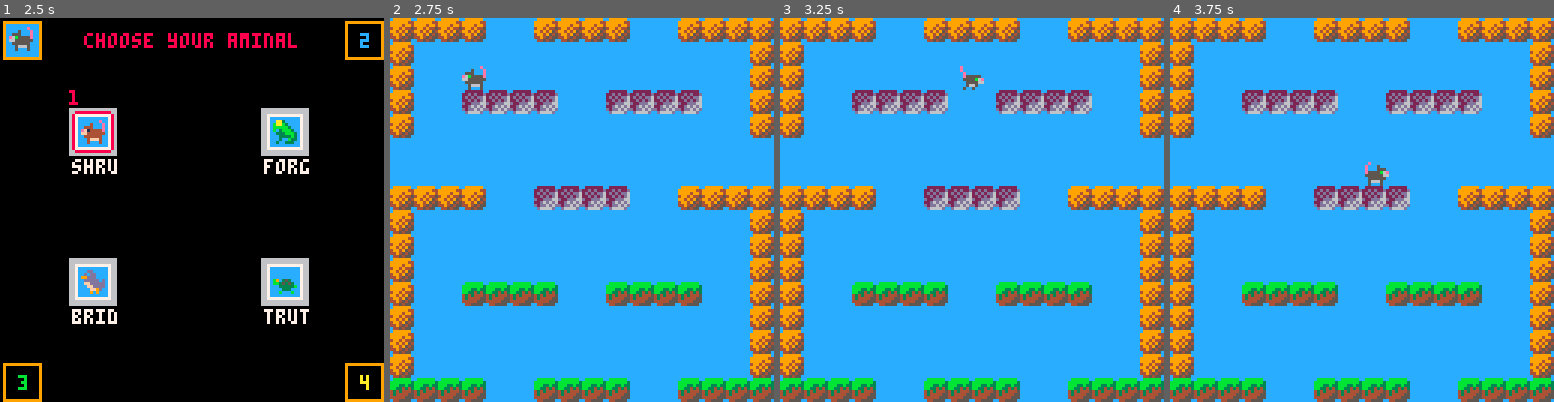
Above: before the commit, frames 1-4 (left to right).
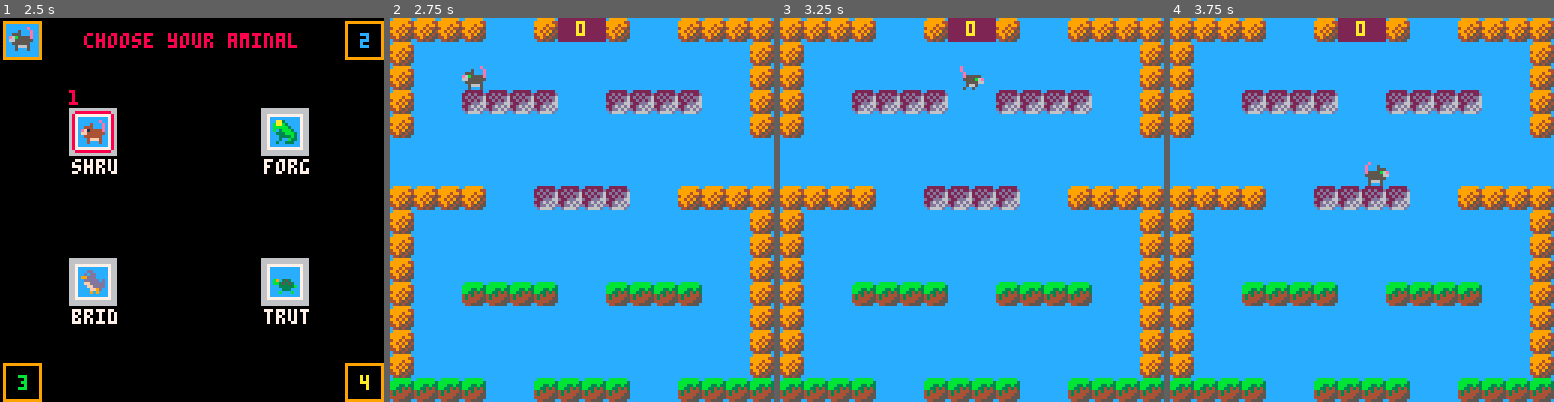
Above: after the commit, the same moments.

Repository: sealgair/aminals
Game: PICO-8 cartridge game.p8
Same seed, same stepped clock (60 frames per second), same inputs: the game is played once before the commit and once after it.
Inputs:
- Up to frame 1 (2.5 s): tap O (Z key) at 0.33, 0.7, 1.43, 2.22 s; tap X (X key) at 1.07, 2.07, 2.4 s; hold Left 1.97-2.37 s; hold Down from 2.42 s (still down)
- Up to frame 2 (2.75 s): keep holding Down; tap X (X key) at 2.73 s
- Up to frame 3 (3.25 s): release Down at 2.82 s; hold Right from 2.87 s (still down); tap X (X key) at 3.07 s; tap O (Z key) at 3.1 s
- Up to frame 4 (3.75 s): tap X (X key) at 3.4, 3.73 s; release Right at 3.53 s; hold Up from 3.58 s (still down)

Frame 1 is identical in both runs. In frame 2, 0.8% of the frame differs, in the area x 43-57%, y 0-7%; in frame 3, 0.8%; in frame 4, 0.8%.

Commit message:
victory screen

Diff:
--- a/game.p8
+++ b/game.p8
@@ -6,6 +6,11 @@
 #include players.lua
 #include main.lua
 
+--[[
+…∧░➡️⧗▤⬆️☉🅾️◆
+█★⬇️✽●♥웃⌂⬅️
+▥❎🐱ˇ▒♪😐
+]]--
 __gfx__
 00000000000000000000000000000000000000000000000000000000000000000000000000000000000000000000000000000000002222000000000000000000
 00000000000000000000000000000000000000000000000000000000000000000000000000000000000000000000000000000000221dd1220000000000000000
@@ -33,12 +38,12 @@
 030033300000003b003003303333bbb30000000000000000000000000000000000000000000000000000000000000000ccccaabc000000000000000000000000
 00dd0000000dd0000000000000dd00000000dddd00000000000000000000000000000000000000000000000000000000aa000660aa0000000aa0066000000000
 0dcdd00000dcdd0000dd00d00dcdd000000dddd00dd00dd00000000000000000000000000000000000000000000000008aa066068aa0000008aa660600000000
-99ddd000099ddd000dcdd0dd99dddd000dddddf0dcd2dd00000000000000000000000000000000000000000000000000aa446060aa4400000aa4606000000000
-0ddddd0d00dddd0d99dddd2d0dddfdd0dddd2ff09ddddd0d000000000000000000000000000000000000000000000000044a6400044aa400004a640000000000
-0ffddddd00fddddd0dddd22d00ffdd20dcd2df0009dddddd0dddd000000000000000000000000000000000000000000004aaa4a004aaa4a000aa440000600009
-00ffdddd00ffdddd00ffddd0000fdd2d0dddff0090ffddddddddddd0000000000000000000000000000000000000000000aa44aa00aa44aa00004aa00646a0aa
-000ff9d0000f9dd0000ffddd0000dfdd99dd0000000ff9d0dd9ffddd000000000000000000000000000000000000000000000aaa00000aaa000aaaa0aa6a6a4a
-00090900000090000000ffdd0000000090000000000909000ddddddd0000000000000000000000000000000000000000000099a0000099a00999aa00aa4aaa40
+99ddd000099ddd000dcdd0dd99dddd000dddddf0dcd2dd00000000000000000000000000000000000000000000000000aa446060aa4400000aa460600a900000
+0ddddd0d00dddd0d99dddd2d0dddfdd0dddd2ff09ddddd0d000000000000000000000000000000000000000000000000044a6400044aa400004a6400aa000000
+0ffddddd00fddddd0dddd22d00ffdd20dcd2df0009dddddd0dddd000000000000000000000000000000000000000000004aaa4a004aaa4a000aa44000a440000
+00ffdddd00ffdddd00ffddd0000fdd2d0dddff0090ffddddddddddd0000000000000000000000000000000000000000000aa44aa00aa44aa00004aa004aaa0aa
+000ff9d0000f9dd0000ffddd0000dfdd99dd0000000ff9d0dd9ffddd000000000000000000000000000000000000000000000aaa00000aaa000aaaa000aa644a
+00090900000090000000ffdd0000000090000000000909000ddddddd0000000000000000000000000000000000000000000099a0000099a00999aa000006aa40
 0bbbbbb0099999900ffffff000000000000000000000000000000000000000000000000000000000000000000000000000000000000000000000000000000000
 bbbbbbb399999944f44f44f400000000000000000000000000000000000000000000000000000000000000000000000000000000000000000000000000000000
 bbb33b3399994994ff44f44500000000000000000000000000000000000000000000000000000000000000000000000000000000000000000000000000000000
--- a/main.lua
+++ b/main.lua
@@ -1,6 +1,13 @@
+matchend = 1
 
 flags = {
   stop=0
+}
+
+player_colors = {8, 12, 11, 10}
+places = {'1st', '2nd', '3rd', '4th'}
+medals = {
+  {10,9}, {7,6}, {9,4}, {6,5}
 }
 
 playerselect = {
@@ -20,9 +27,15 @@
     coord(0,0),
     coord(0,0),
   },
-  player_colors = {8, 12, 11, 10},
   palettes = {0,1,2,3},
 }
+
+function playerselect:start()
+  for p=1,4 do
+    self.chosen[p] = coord(0,0)
+  end
+  gamestate = self
+end
 
 function playerselect:update()
   for player=1,4 do
@@ -101,7 +114,7 @@
       for player=1,4 do
         selected = self.selected[player]
         chosen = self.chosen[player]
-        color(self.player_colors[player])
+        color(player_colors[player])
         if rc == chosen then
           drawn += 1
           if (drawn == 1) line(x+2, y+1, x+13, y+1) -- top: p1
@@ -128,7 +141,7 @@
     py = 1
     if (player > 2) py += 114
     rect(px, py, px+12, py+12, 9)
-    color(self.player_colors[player])
+    color(player_colors[player])
     print(player, px+5, py+4)
 
     if chosen != coord(0,0) then
@@ -140,7 +153,8 @@
 end
 
 game = {
-  objects = {}
+  objects={},
+  score=0,
 }
 function game:start(players)
   starts = {
@@ -149,6 +163,7 @@
     {96, 16},
     {112, 112},
   }
+  self.objects = {}
   for p, popts in pairs(players) do
     x, y = unpack(starts[p])
     add(self.objects, popts.player:new(self, p-1, x, y, popts.palette))
@@ -157,8 +172,13 @@
 end
 
 function game:update()
+  self.score = 0
   for o in all(self.objects) do
+    self.score += o.deaths or 0
     o:update()
+  end
+  if self.score >= matchend then
+    victory:start(self.objects)
   end
 end
 
@@ -179,10 +199,63 @@
   for i, o in pairs(self.objects) do
     o:draw()
   end
+  rectfill(56, 0, 71, 7, 2)
+  printc(self.score, 64, 1, 10)
+end
+
+victory = {}
+
+function victory:start(players)
+  self.players = players
+  sort(self.players, function(a, b)
+    return a:score() > b:score()
+  end)
+  gamestate = self
+end
+
+function victory:update()
+  if btnp(b.x) then
+    players = {}
+    for player in all(self.players) do
+      players[player.p+1] = {player=player}
+    end
+    game:start(players)
+  end
+  if (btnp(b.o)) playerselect:start()
+end
+
+function victory:outline(player, x, y)
+  for ox in all{-1,0,1} do
+    for oy in all{-1,0,1} do
+      if (ox == 0 or oy == 0) player:drawsprite(x+ox,y+oy, {palette={12,12,12,12,12,12,12,12,12,12,12,12,12,12,12,12}})
+    end
+  end
+  player:drawsprite(x,y)
+end
+
+function victory:draw()
+  rectfill(0,0,127,127,1)
+  rectfill(0,0,127,24,2)
+  rectfill(0,24,127,25,10)
+  colw = 128/#self.players
+  for p, player in pairs(self.players) do
+    x = (p-1) * colw
+    if (x > 0) line(x,26,x,116,7)
+    xm = x + colw/2
+    printc(places[p], xm, 8, player_colors[player.p+1])
+    circfill(xm, 24, 9, medals[p][1])
+    circfill(xm, 24, 8, medals[p][2])
+    circfill(xm, 24, 6, 12)
+    player:drawsprite(xm-4, 20)
+    printc('kills: '..player.kills, xm, 38, 8)
+    printc('deaths: '..player.deaths, xm, 48, 66)
+  end
+
+  line(0, 116, 127, 116, 7)
+  print("❎ retry    🅾️ change aminals", 8, 120, 6)
 end
 
 gamestate = playerselect
-
 
 -- system callbacks
 
--- a/players.lua
+++ b/players.lua
@@ -24,6 +24,8 @@
   spawned=0,
   cooldown=0,
   poisoned=0,
+  deaths=0,
+  kills=0,
 }
 
 function playerbase:new(world, p, x, y, palette)
@@ -31,6 +33,7 @@
     world=world,
     spawn={x=x, y=y},
     p=p, x=x, y=y,
+    kills=0, deaths=0, spawned=0, -- new game overrides
     sprite=self.sprite:new({palette=palette})
   }, self)
 end
@@ -42,6 +45,10 @@
     end
   end
   return false
+end
+
+function playerbase:score()
+  return max(self.kills*2 - self.deaths, 0)
 end
 
 function playerbase:move()
@@ -164,12 +171,17 @@
 end
 
 function playerbase:respawn()
+  self.deaths += 1
+  self.killer.kills += 1
+  self.killer = nil
+
   self.x=self.spawn.x
   self.y=self.spawn.y
   self.spawned = 2
 end
 
-function playerbase:die()
+function playerbase:die(killer)
+  self.killer = killer
   self.dying = dielen
   self.poisoner = nil
   self.vx = 0
@@ -188,7 +200,7 @@
 function playerbase:touched(signal, sender)
   if self:isvulnerable() then
     if signal == "attack" then
-      self:die()
+      self:die(sender)
     elseif signal == "poison" then
       self:poison(sender)
     end
@@ -199,7 +211,7 @@
   if state == "dying" then
     self:respawn()
   elseif state == "poisoned" then
-    self:die()
+    self:die(self.poisoner)
   end
 end
 
@@ -279,7 +291,7 @@
 
 function shru:walk()
   playerbase.walk(self)
-  if btnp(b.o) and self.dashcool <= 0 then
+  if btnp(b.o, self.p) and self.dashcool <= 0 then
     self.dashing = 0.2
     self.dashcool = 1
   end
--- a/sprites.lua
+++ b/sprites.lua
@@ -33,7 +33,10 @@
   if (self.blink > on + off) self.blink = 1
   if self.blink <= on then
     palette = opts.palette or self.palette
-    if (palette) pal(self.palettes[palette])
+    if palette then
+      if (type(palette) == "number") palette = self.palettes[palette]
+      pal(palette)
+    end
     spr(self:getcell(), x, y, opts.w or 1, opts.h or 1, opts.flipx, opts.flipy)
     pal()
   end
--- a/utils.lua
+++ b/utils.lua
@@ -3,6 +3,12 @@
 g = 5 * dt
 
 b = {l=0, r=1, u=2, d=3, o=4, x=5}
+
+function printc(str, x, y, c)
+  l = #tostr(str)*4
+  h=l/2
+  print(str, x-h, y, c)
+end
 
 function debug(val, opts)
   bx, by, bc = cursor()
@@ -77,3 +83,26 @@
 function clear(c)
   print("\^c" .. (c or 0))
 end
+
+function insert(t, v, i)
+  for j=#t,i,-1 do
+    t[j+1] = t[j]
+  end
+  t[i] = v
+end
+
+function sort(t, bigger)
+  local r = {}
+  for v in all(t) do
+    local ins = false
+    for i=1,#r do
+      if bigger(r[i], v) then
+        insert(r, v, i)
+        ins = true
+        break
+      end
+    end
+    if (not ins) add(r, v)
+  end
+  return r
+end
